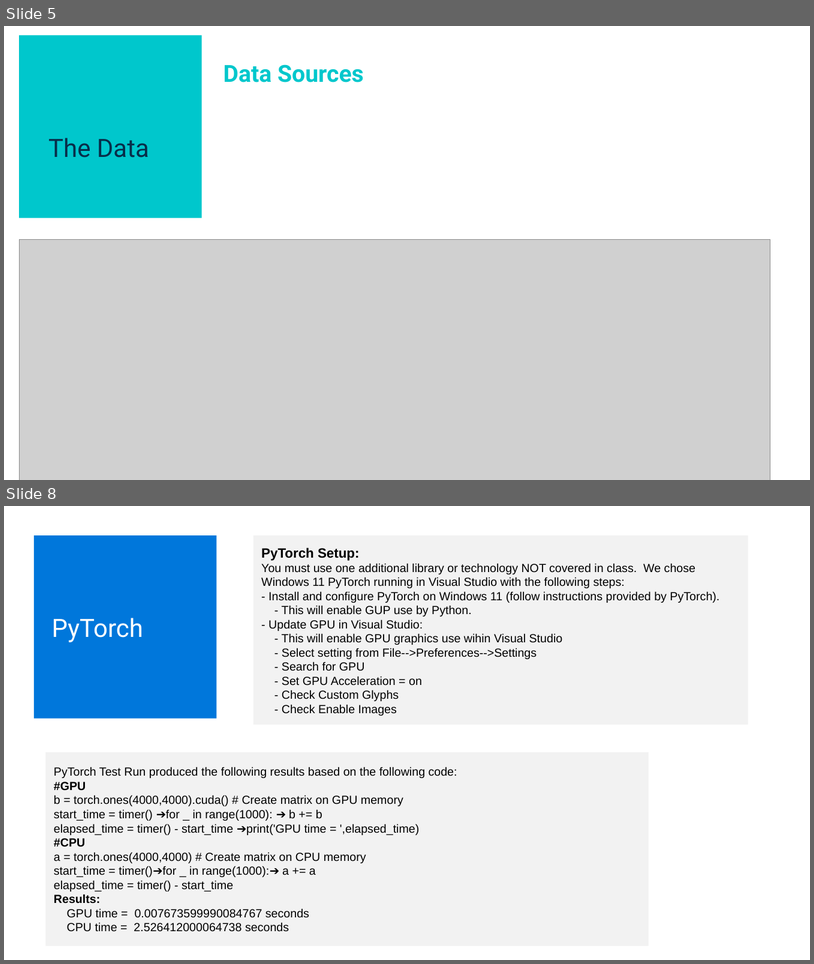
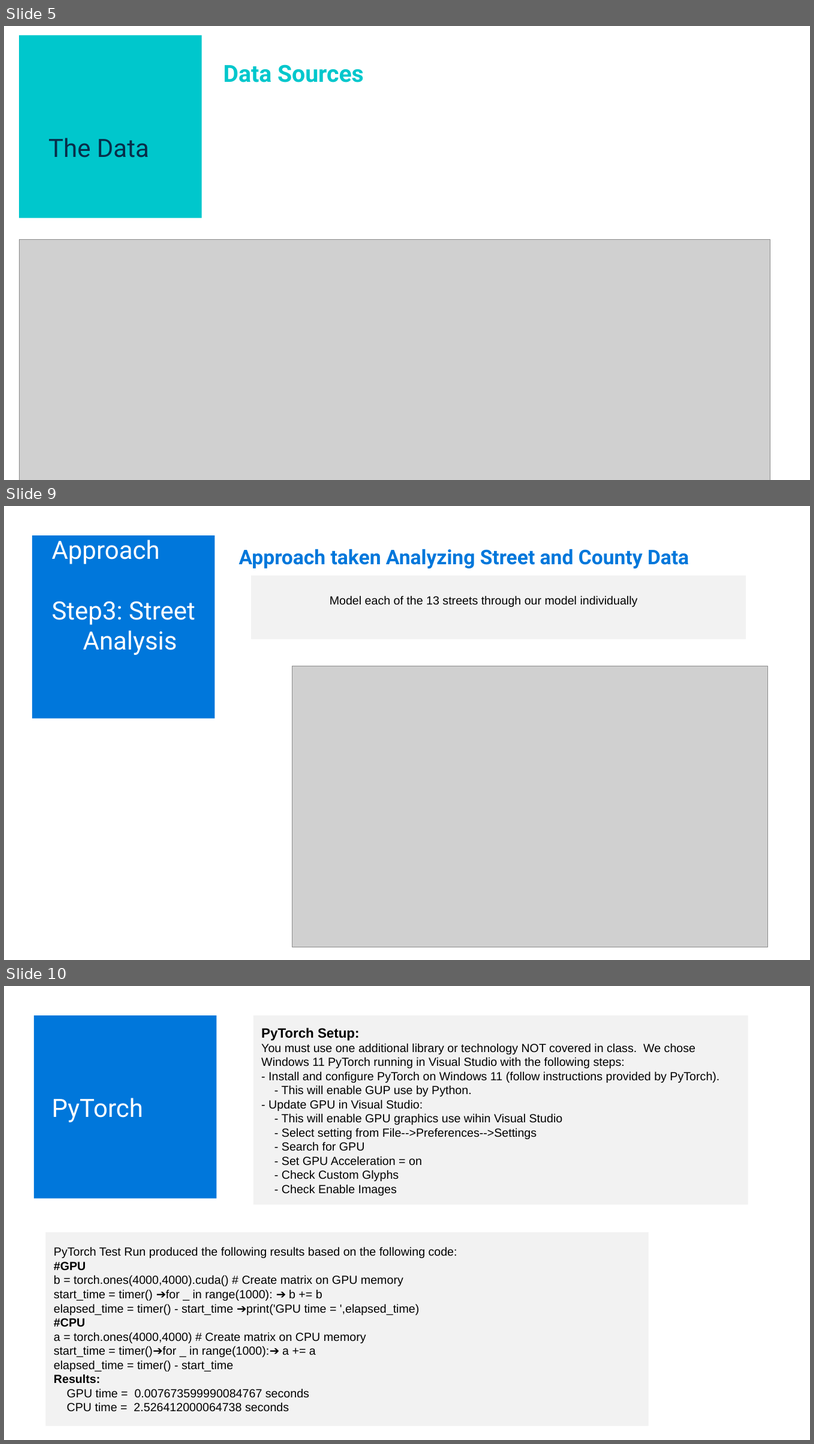
Before and after one commit to tbrown14611/Project_3_Final, a slide deck: Team_6_AI_Bootcamp_Project_3_Final.pptx. Shown one above the other, each under a label of ours: slides 5 and 8 before the commit, slides 5, 9 and 10 after it; the slides between them are not shown. The pictures are 814x964 and 814x1444 pixels, drawn with LibreOffice and Linux fonts; fonts in the diff are those of the drawing; grey boxes stand for pictures. Boxes give left, top, right and bottom in pixels: in the first picture for what was removed or moved away, otherwise in the second. Text is boxed around its words. In the diff, an @@ line names an element or a change of style, - is before the commit and + after.

```diff
--- a/Team_6_AI_Bootcamp_Project_3_Final.pptx
+++ b/Team_6_AI_Bootcamp_Project_3_Final.pptx
@@ slide 9 added at [4,506,810,960], background #FFFFFF @@
@@ rectangle added at [32,535,215,718], fill #0077DB @@
@@ text added at [52,540,195,655], 30 pt, text #FFFFFF @@
+Approach
+Step3: Street
+Analysis
@@ text added at [239,549,689,568], 24 pt, text #0077DB, bold @@
+Approach taken Analyzing Street and County Data
@@ rectangle added at [251,576,746,639], fill #F2F2F2, 14 pt, text #000000 @@
+Model each of the 13 streets through our model individually
@@ picture added at [293,666,768,947] @@
@@ what was slide 8 is now slide 10 @@
```
Also in this commit, not shown: 2 slides changed, 2 other slides added, 1 slide removed, 2 other files.
